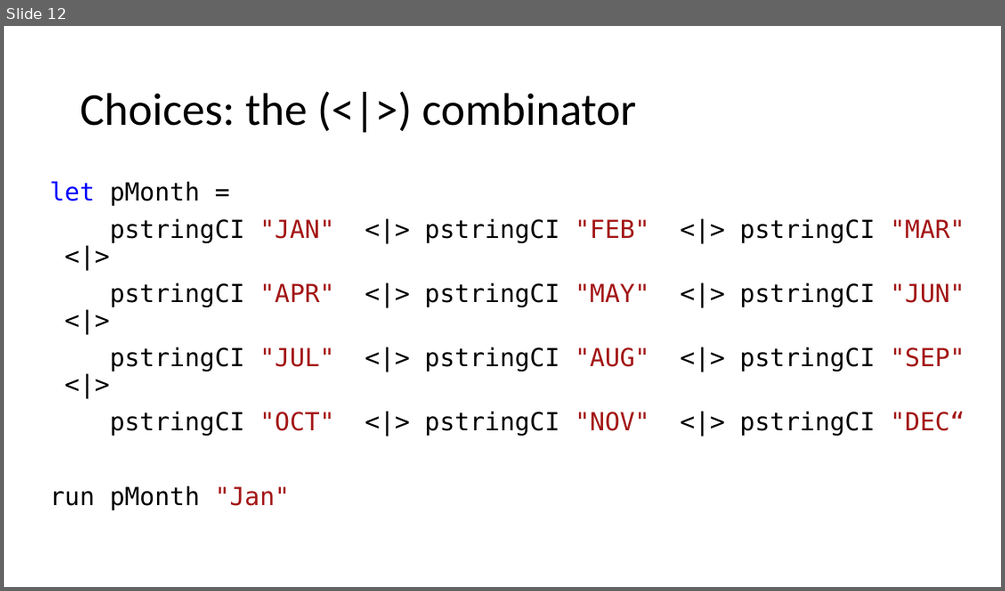
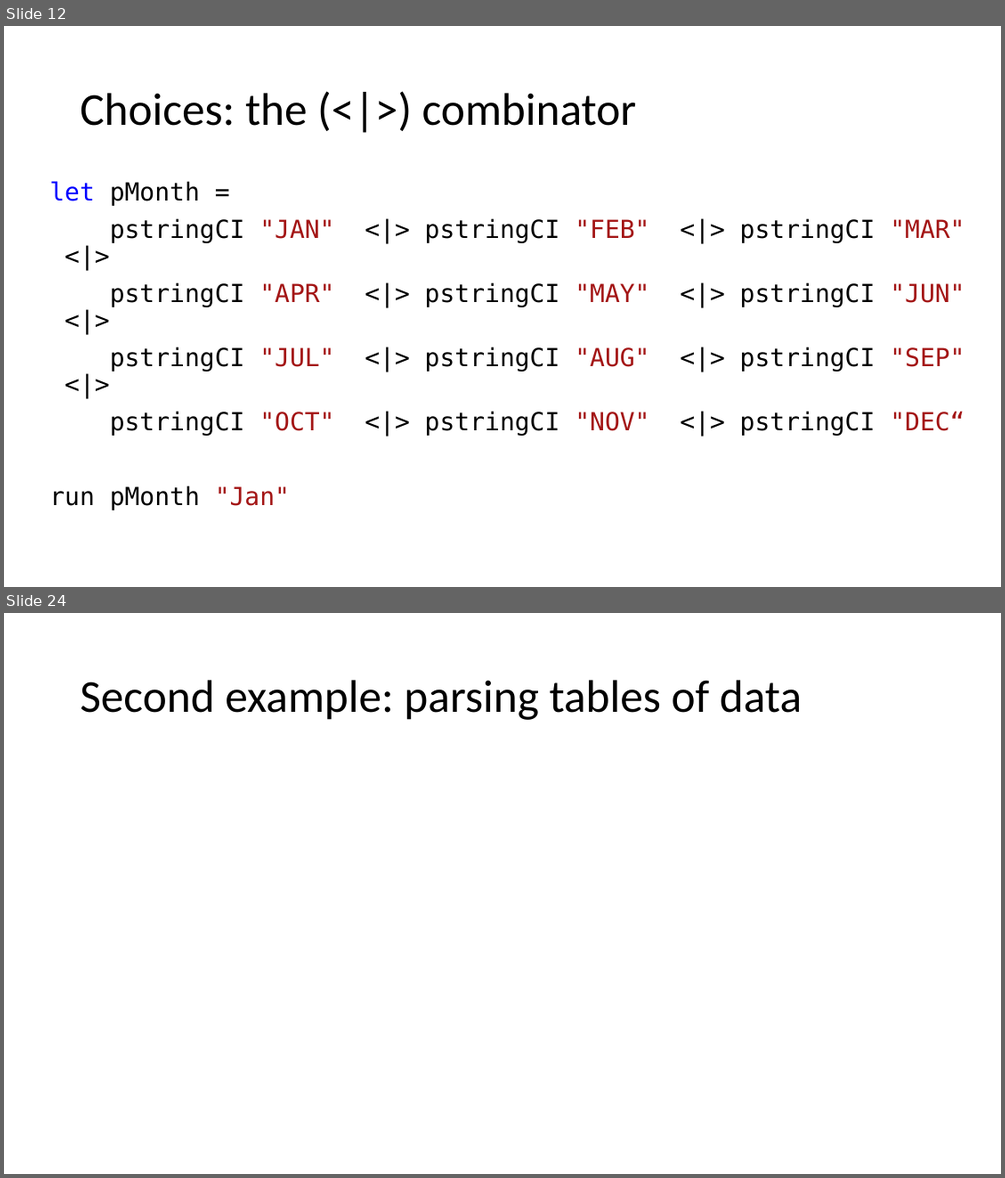
Before and after one commit to atiboros/PracticalFParsec, a slide deck: Slides/Practical FParsec V2.pptx. Shown one above the other, each under a label of ours: slide 12 before the commit, slides 12 and 24 after it; the slides between them are not shown. The pictures are 1005x591 and 1005x1178 pixels, drawn with LibreOffice and Linux fonts; fonts in the diff are those of the drawing. Boxes give left, top, right and bottom in pixels: in the first picture for what was removed or moved away, otherwise in the second. Text is boxed around its words. In the diff, an @@ line names an element or a change of style, - is before the commit and + after.

```diff
--- a/Slides/Practical FParsec V2.pptx
+++ b/Slides/Practical FParsec V2.pptx
@@ slide 24 added at bbox=[4, 613, 1001, 1174], background #FFFFFF @@
@@ title added at bbox=[80, 680, 801, 720], 44 pt, text #000000 @@
+Second example: parsing tables of data
```
Also in this commit, not shown: 1 slide changed, 10 other slides added, 1 other file.
